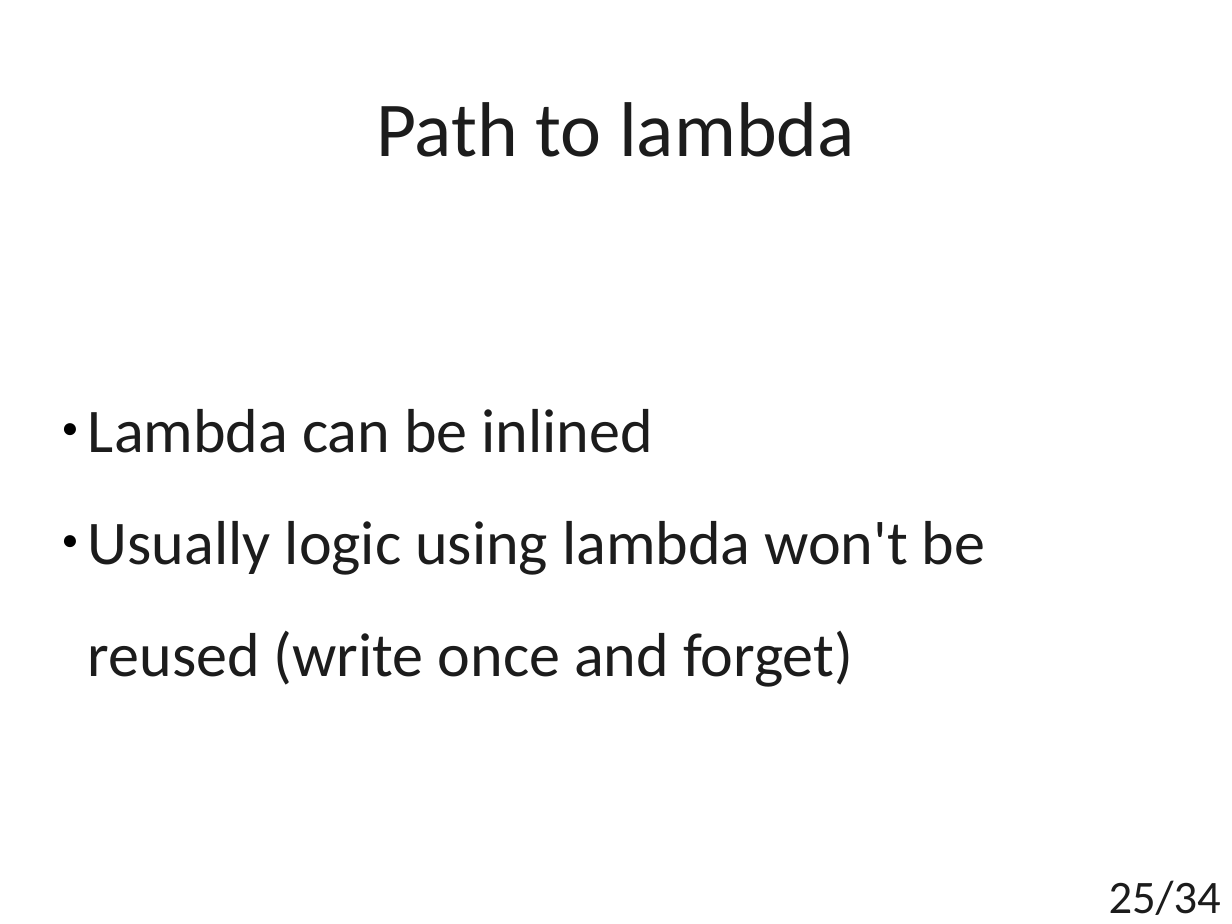
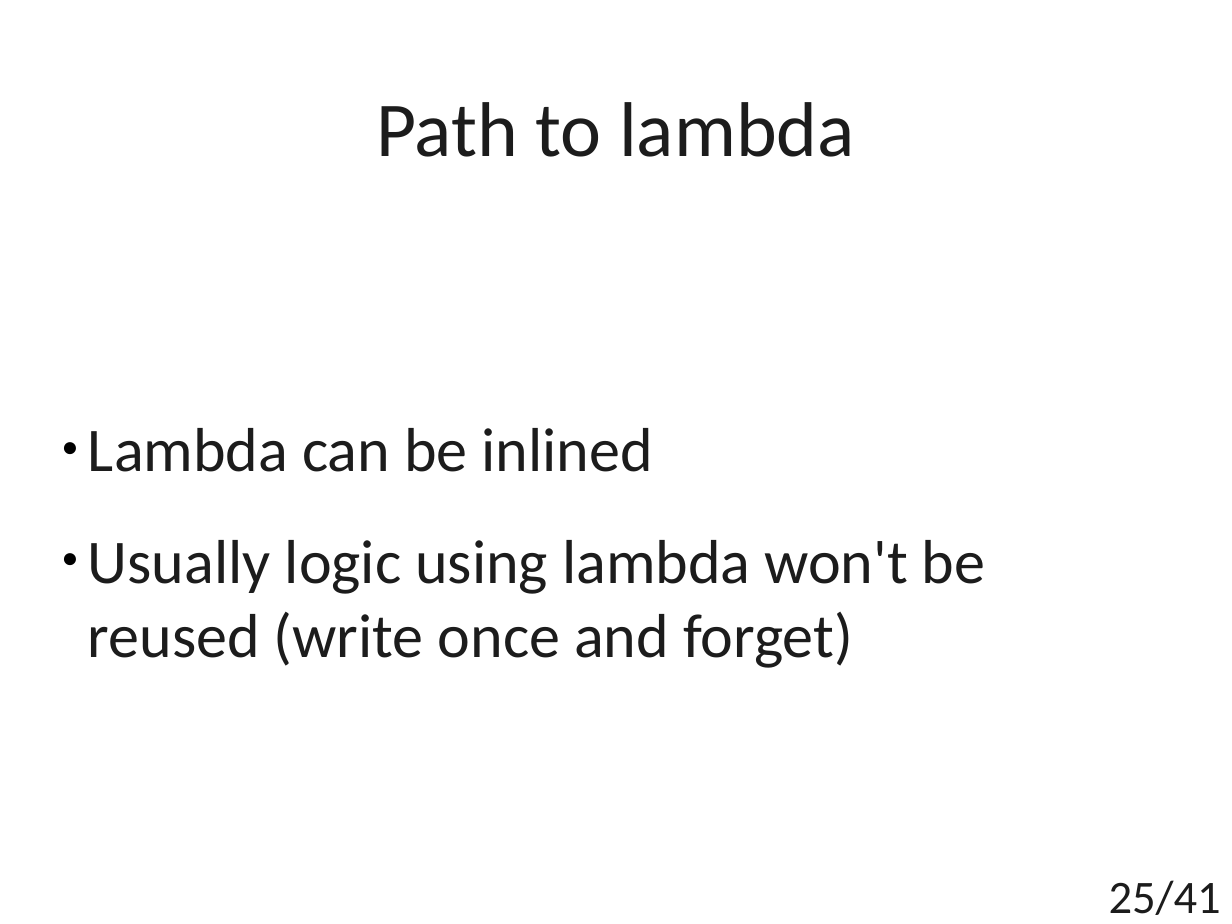
Before and after one commit to t4upl/java-streams-workshop, a slide deck: slide 25 of src/main/resources/editables/presentation.odp. Drawn at 1232x924 pixels with LibreOffice and Linux fonts; fonts in the diff are those of the drawing. Boxes give left, top, right and bottom in pixels: in the first picture for what was removed or moved away, otherwise in the second. Text is boxed around its words. In the diff, an @@ line names an element or a change of style, - is before the commit and + after.

```diff
--- a/src/main/resources/editables/presentation.odp
+++ b/src/main/resources/editables/presentation.odp
@@ subtitle at <box>88,540,985,668</box>: text changed @@
-● Usually logic using lambda won't be reused (write once and forget)
+● Usually logic using lambda won't be
+reused (write once and forget)
@@ page number at <box>1109,880,1221,915</box>: text changed @@
-25/34
+25/41
```
Also in this commit, not shown: 10 other slides changed, 8 slides added, 1 slide removed, 1 other file.
